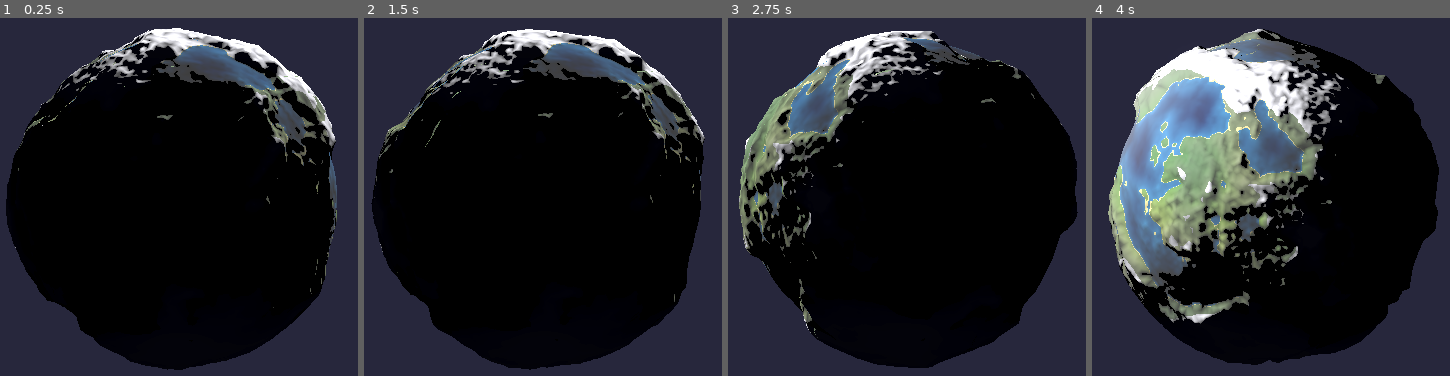
Above: before the commit, frames 1-4 (left to right).
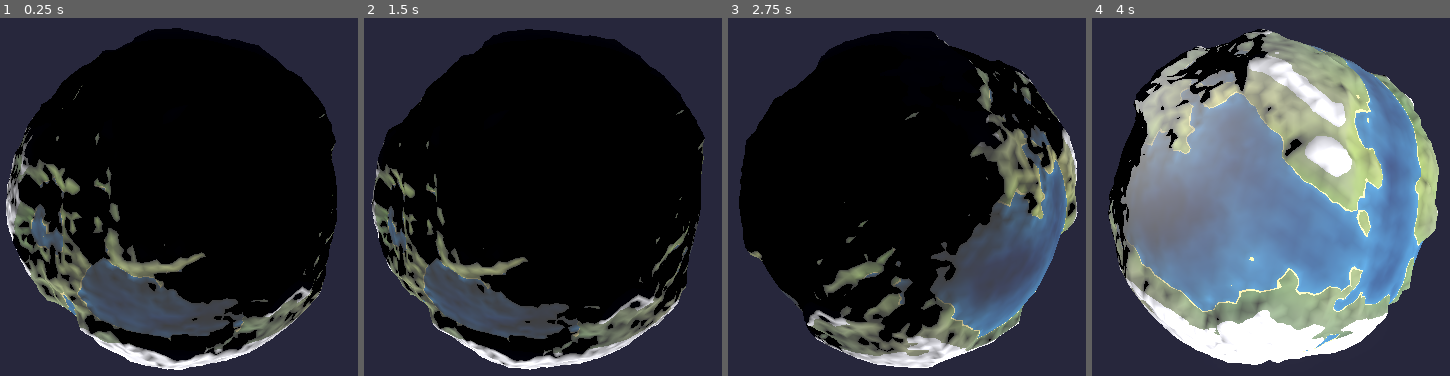
Above: after the commit, the same moments.

Repository: xiaobaibaix/stellar_era_godot
Game: Godot game, scene res://scenes/test_gpu_planet.tscn
Two runs of this game, one before a commit and one after it. Both use one fixed random seed, a clock stepped at 60 frames per second and the inputs below. This scene is started directly instead of the project's main scene.
Inputs (mouse positions are in pixels of both pictures, inside the frame that each line leads up to):
- Up to frame 1 (0.25 s): no input
- Up to frame 2 (1.5 s): tap Enter at 0.5 s; move the mouse to (510, 293) at 0.52 s; hold W 0.53-1.25 s; hold Q 0.53-1.25 s; click (510, 293) at 0.67 s; tap Space at 0.77, 1.25 s; drag from (outside the picture) to (510, 293) at 1.27 s
- Up to frame 3 (2.75 s): move the mouse to (outside the picture) at 2.02 s; hold A from 2.03 s (still down); tap Shift at 2.1 s
- Up to frame 4 (4 s): release A at 2.75 s; tap Enter at 2.75, 3.6 s; drag from (1303, 197) to (outside the picture) at 2.77 s; move the mouse to (1174, 75) at 3.52 s; hold S from 3.53 s (still down); tap Space at 3.77 s

The runs differ from the first frame. In frame 1, 22% of the frame differs, in the area x 1-95%, y 2-99%; in frame 2, 18%; in frame 3, 30%; in frame 4, 65%, in the area x 4-97%, y 3-97%.

Commit message:
修复：显示后面的问题

Diff:
--- a/shaders/planet_gpu/terrain_gpu.gdshader
+++ b/shaders/planet_gpu/terrain_gpu.gdshader
@@ -16,7 +16,12 @@
 // Phase 1 只读 texel0..2 的 .xyz(A/B/C); bary/lodTrans/minmax 留给 Phase 2+(焊接/裁剪/烘焙路)。
 // Phase 2 起: 同一 shader, patch 纹理改由 compute 写入(可变叶数), vertex 逻辑不变。
 shader_type spatial;
-render_mode cull_back;   // 同 terrain.gdshader: 引擎默认光照(sun_light 照亮 ALBEDO+NORMAL)
+// cull_front 而非 terrain.gdshader 的 cull_back: GpuPlanet 的 patch mesh 经 UV→sphere
+// barycentric 映射后, Godot 视三角面为"背向"(经验结论, 与纸面 CCW 分析不一致 —— 推测
+// ArrayMesh + spatial shader 管线某处对 patch-local Y 或索引 winding 有 convention 差异)。
+// 用 cull_front 补, 视觉结果正确(正面外向法线可见)。terrain.gdshader 用 cull_back 是因为
+// 它的网格是 CPU 烘的理想球面, winding 不同; 此处 cull 模式不参与"逐位一致"约束。
+render_mode cull_front;
 
 uniform sampler2D u_patchTex;          // 6×(MAX_PATCHES+1) RGBA32F: per-instance patch 数据 + 末行 count
 const int META_ROW = 4096;             // patch 纹理末行(=MAX_PATCHES)存可见 patch 数, 供坍缩守卫读
